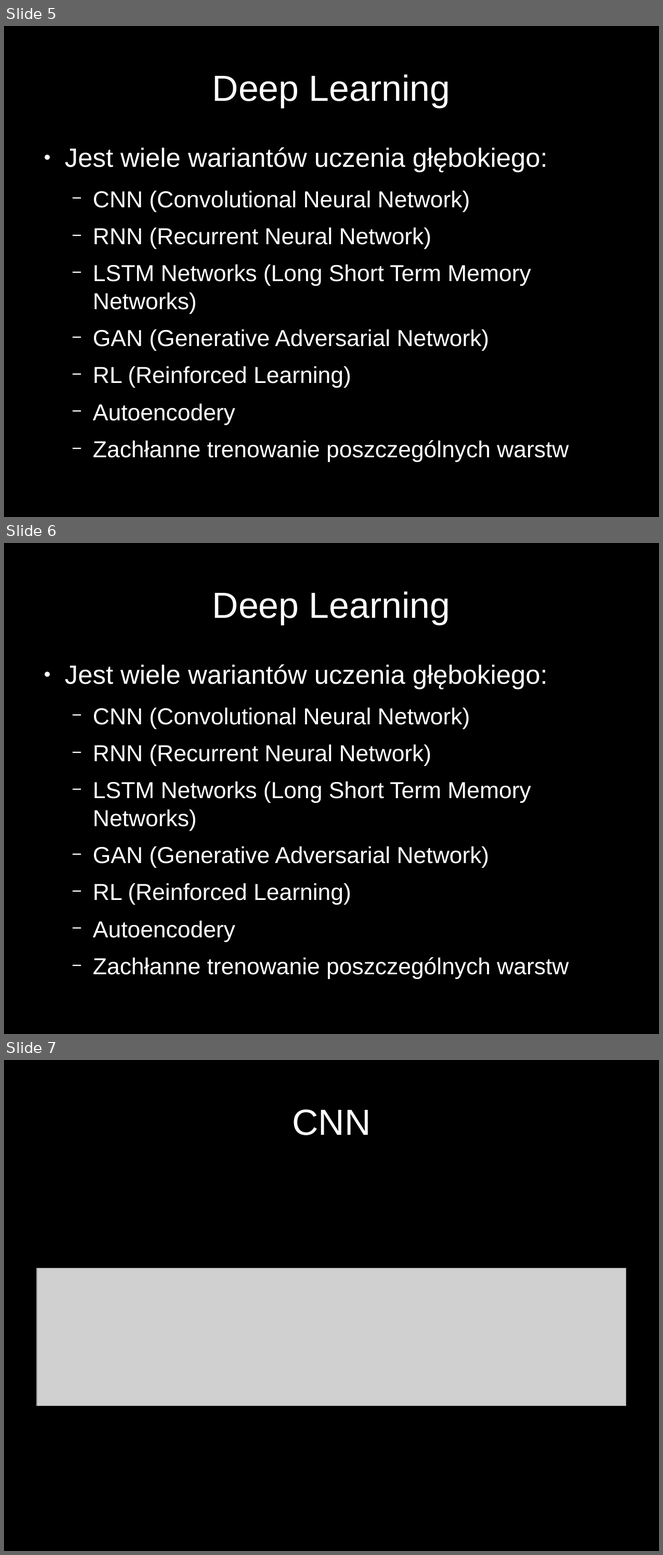
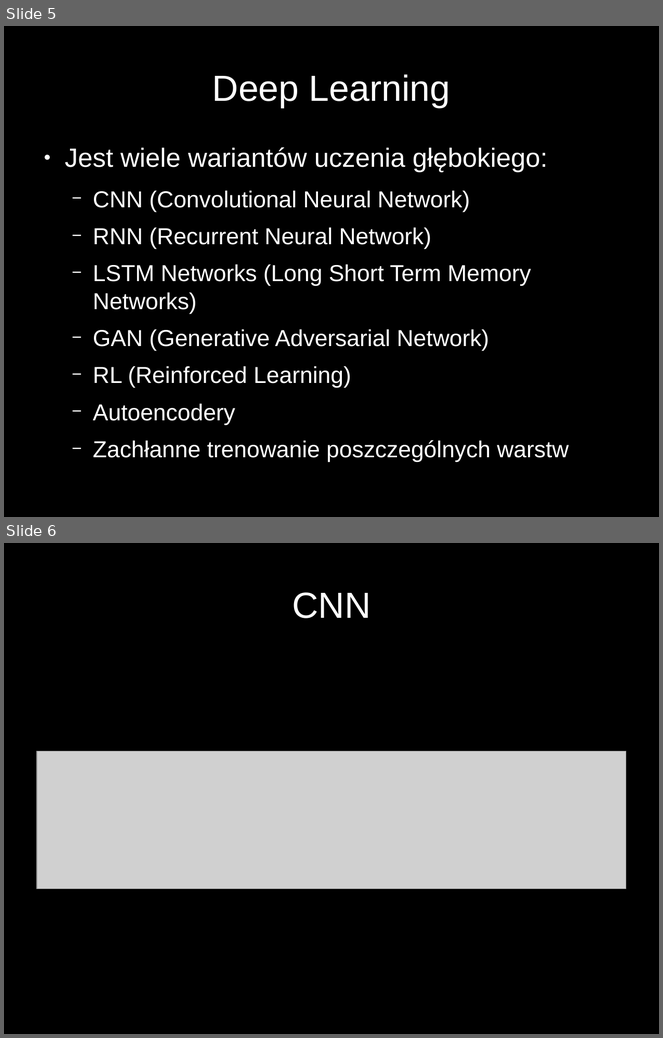
Before and after one commit to ptutak/PSI_GCP04_zima_2017-2018_Piotr_Tutak, a slide deck: 07-Prezentacja/prezentacja.odp. Shown one above the other, each under a label of ours: slides 5, 6 and 7 before the commit, slides 5 and 6 after it. The pictures are 663x1555 and 663x1038 pixels, drawn with LibreOffice and Linux fonts; fonts in the diff are those of the drawing; grey boxes stand for pictures. Boxes give left, top, right and bottom in pixels: in the first picture for what was removed or moved away, otherwise in the second. Text is boxed around its words. In the diff, an @@ line names an element or a change of style, - is before the commit and + after.

```diff
--- a/07-Prezentacja/prezentacja.odp
+++ b/07-Prezentacja/prezentacja.odp
@@ slide 6 removed at (4, 543, 659, 1034), background #000000 @@
@@ title removed at (213, 591, 451, 625) @@
-Deep Learning
@@ text removed at (65, 664, 569, 979) @@
-● Jest wiele wariantów uczenia głębokiego:
-  − CNN (Convolutional Neural Network)
-  − RNN (Recurrent Neural Network)
-  − LSTM Networks (Long Short Term Memory Networks)
-  − GAN (Generative Adversarial Network)
-  − RL (Reinforced Learning)
-  − Autoencodery
-  − Zachłanne trenowanie poszczególnych warstw
@@ what was slide 7 is now slide 6 @@
```
Also in this commit, not shown: 1 other file.
